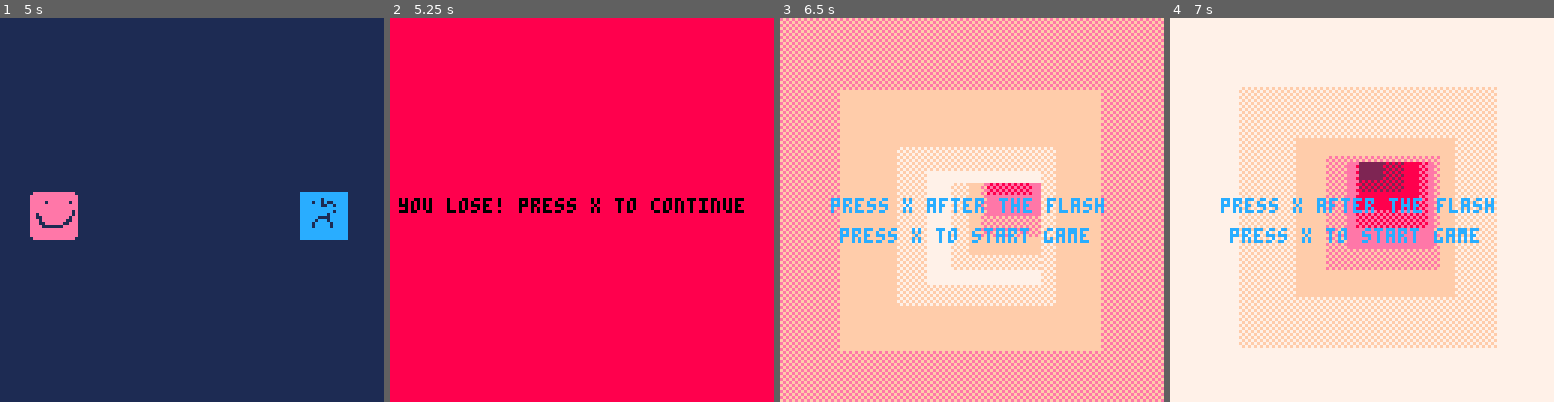
Above: before the commit, frames 1-4 (left to right).
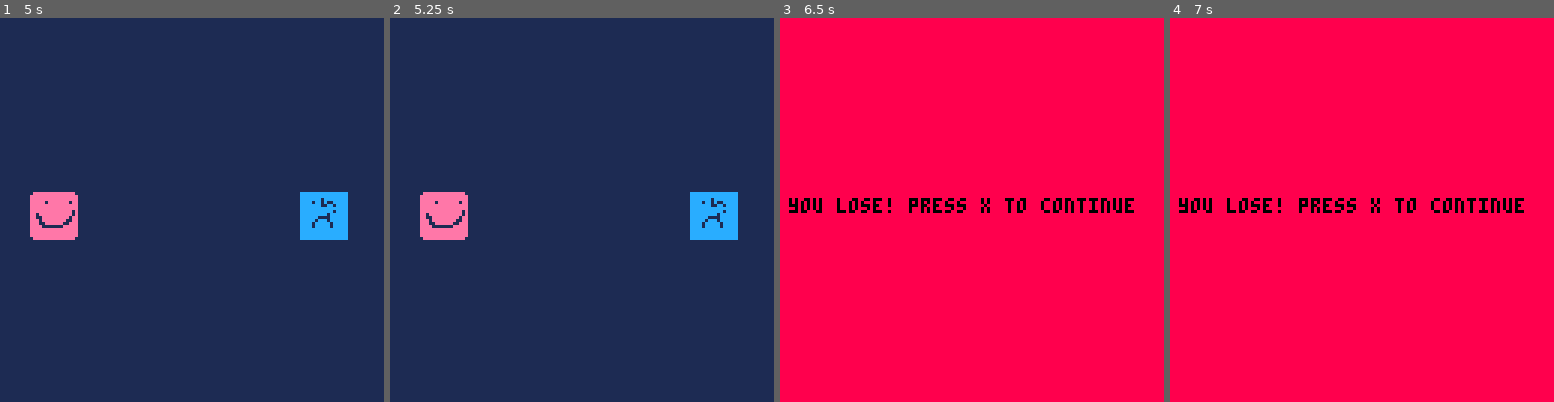
Above: after the commit, the same moments.

Repository: verdog/strongth8
Game: PICO-8 cartridge strongth8.p8
Same seed, same stepped clock (60 frames per second), same inputs: the game is played once before the commit and once after it.
Inputs:
- Up to frame 1 (5 s): tap X (X key) at 0.33, 1.07, 1.85, 2.97, 4.08 s
- Up to frame 2 (5.25 s): tap X (X key) at 5.2 s
- Up to frame 3 (6.5 s): tap X (X key) at 6.32 s
- Up to frame 4 (7 s): no input

Frame 1 is identical in both runs. In frame 2, 100% of the frame differs, in the area x 0-100%, y 0-100%; in frame 3, 100%; in frame 4, 98%.

Commit message:
fixed foul bug display and count

Diff:
--- a/strongth8.p8
+++ b/strongth8.p8
@@ -38,6 +38,12 @@
 function gameupdate()
  timer -= 1
 
+ -- if button pressed before flash and out of fouls
+ if btnp(5) and timer > 0 then
+  fouls += 1
+  -- todo display foul occured reset stage
+ end
+
  -- button pressed after flash
  if btnp(5) and timer <= 0 then
   scene += 1
@@ -47,13 +53,6 @@
    scene = 99
   end
  end
-
- -- if button pressed before flash and out of fouls
- if btnp(5) and timer > 0 then
-  fouls += 1
-  -- todo display foul occured reset stage
- end
-
  -- player too slow
  if timer < -15 then
   scene = 100
@@ -111,6 +110,7 @@
   if fouls == 1 then
    spr(1, 8, 8)
   elseif fouls == 2 then
+   spr(1, 8, 8)
    spr(1, 18, 8)
   end
  end
